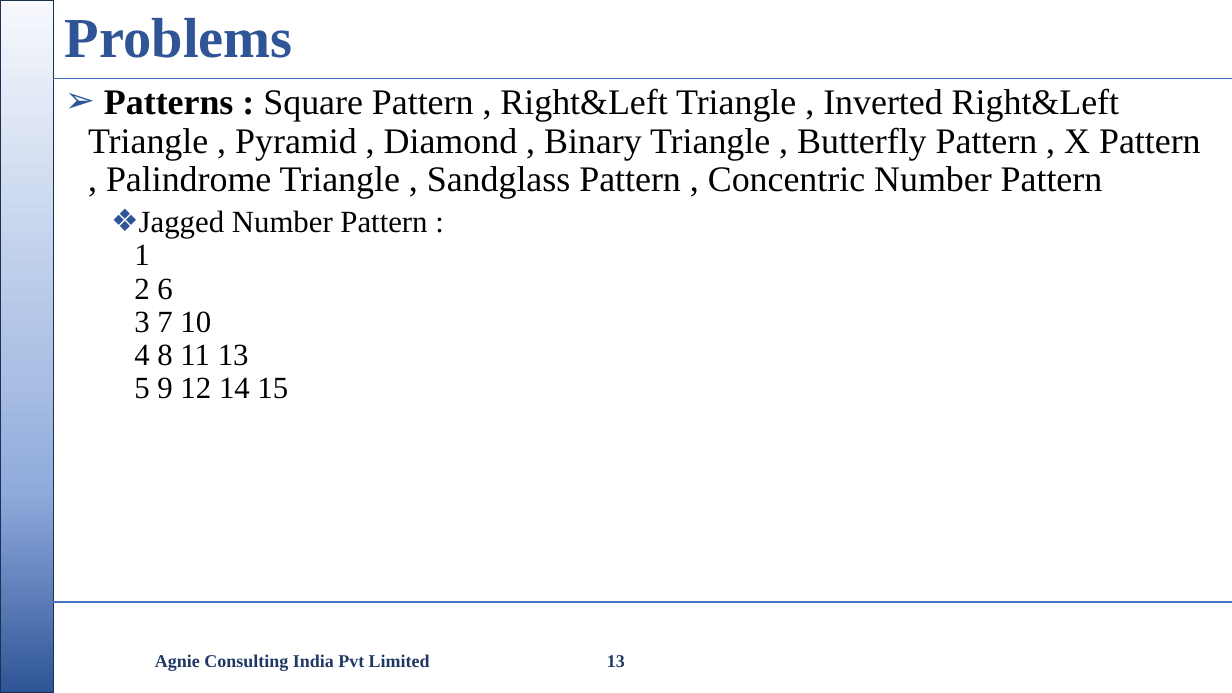
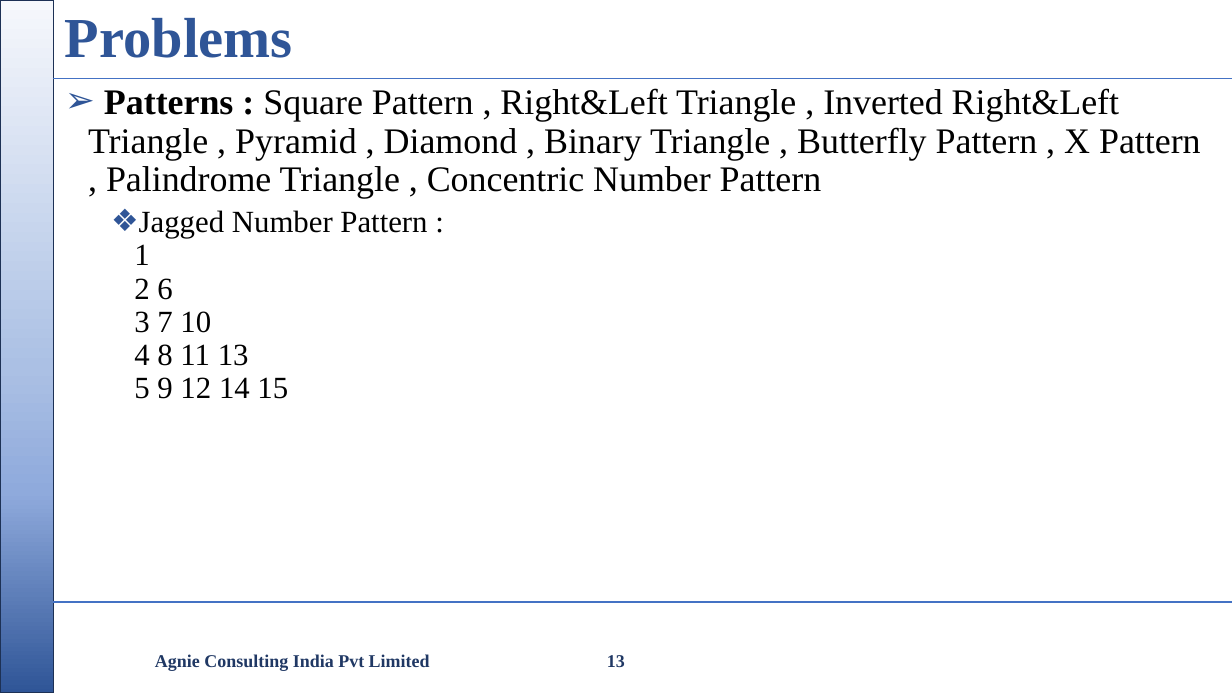
Before and after one commit to nikishdaniel1-del/Python-Cls, a slide deck: slide 13 of python class/Python Class.pptx. Drawn at 1232x693 pixels with LibreOffice and Linux fonts; fonts in the diff are those of the drawing; background and template pictures are left out. Boxes give left, top, right and bottom in pixels: in the first picture for what was removed or moved away, otherwise in the second. Text is boxed around its words. In the diff, an @@ line names an element or a change of style, - is before the commit and + after.

```diff
--- a/python class/Python Class.pptx
+++ b/python class/Python Class.pptx
@@ text at [88, 88, 1201, 199]: text changed @@
-➢ Patterns : Square Pattern , Right&Left Triangle , Inverted Right&Left Triangle , Pyramid , Diamond , Binary Triangle , Butterfly Pattern , X Pattern , Palindrome Triangle , Sandglass Pattern , Concentric Number Pattern
+➢ Patterns : Square Pattern , Right&Left Triangle , Inverted Right&Left Triangle , Pyramid , Diamond , Binary Triangle , Butterfly Pattern , X Pattern , Palindrome Triangle , Concentric Number Pattern
```
Also in this commit, not shown: 4 other slides changed, 6 other files.
